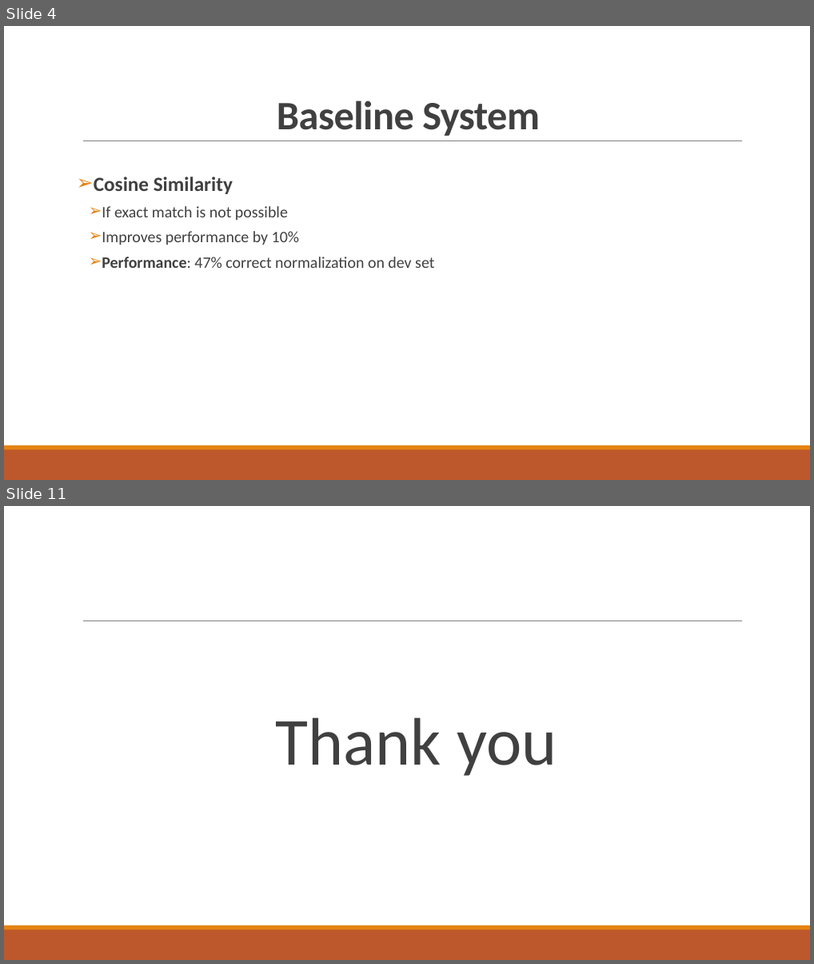
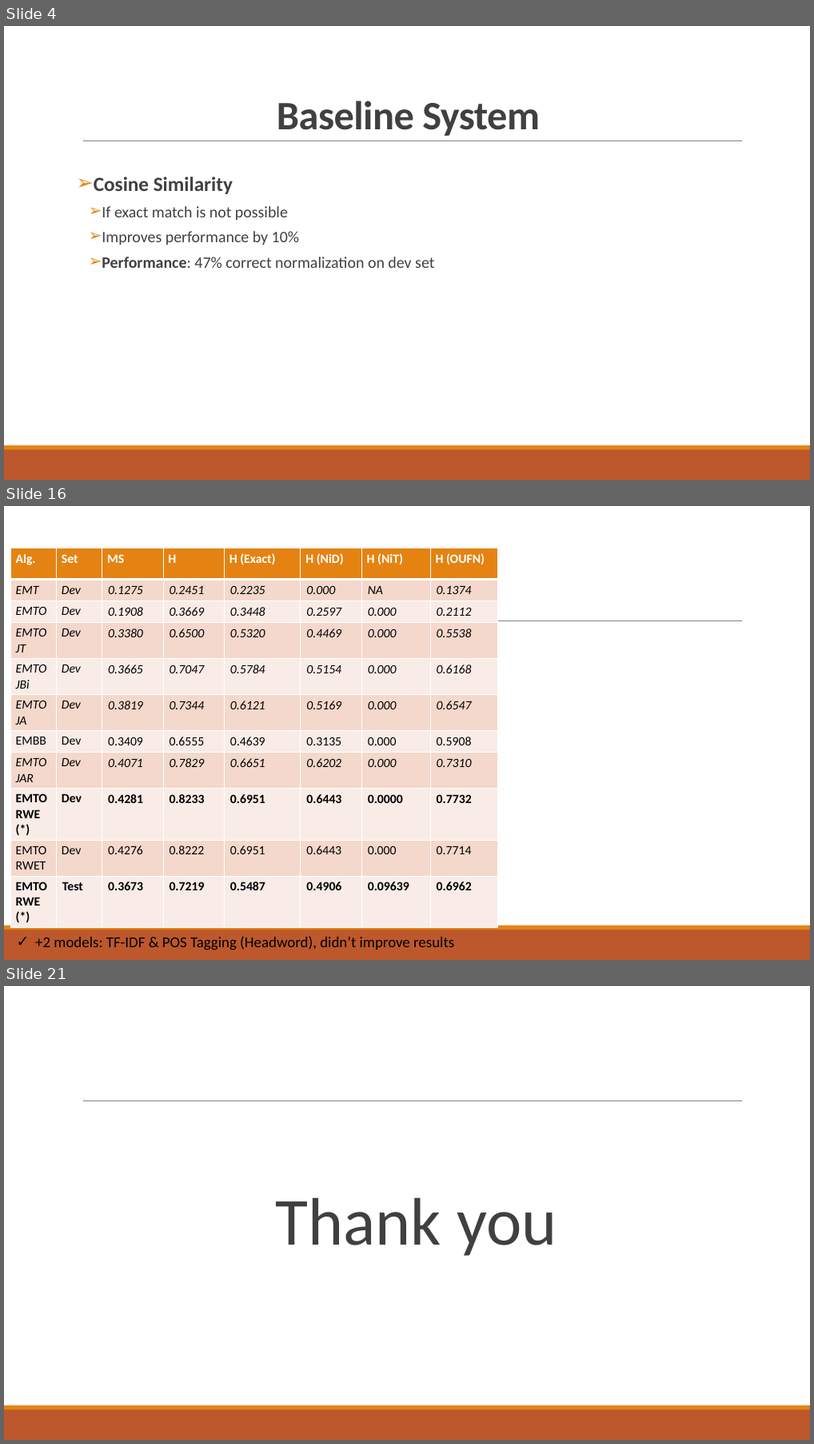
Before and after one commit to abdullahyldz/Cmpe493TermProject, a slide deck: Presentation/Final Presentation/Final Presentation.pptx. Shown one above the other, each under a label of ours: slides 4 and 11 before the commit, slides 4, 16 and 21 after it; the slides between them are not shown. The pictures are 814x964 and 814x1444 pixels, drawn with LibreOffice and Linux fonts; fonts in the diff are those of the drawing. Boxes give left, top, right and bottom in pixels: in the first picture for what was removed or moved away, otherwise in the second. Text is boxed around its words. In the diff, an @@ line names an element or a change of style, - is before the commit and + after.

```diff
--- a/Presentation/Final Presentation/Final Presentation.pptx
+++ b/Presentation/Final Presentation/Final Presentation.pptx
@@ slide 16 added at [4,506,810,960], background #FFFFFF; not listed: 3 template elements that a slide beside it also shows @@
@@ table added at [10,548,498,922], 11 rows, 8 columns @@
+Alg. | Set | MS | H | H (Exact) | H (NiD) | H (NiT) | H (OUFN)
+EMT | Dev | 0.1275 | 0.2451 | 0.2235 | 0.000 | NA | 0.1374
+EMTO | Dev | 0.1908 | 0.3669 | 0.3448 | 0.2597 | 0.000 | 0.2112
+EMTO / JT | Dev | 0.3380 | 0.6500 | 0.5320 | 0.4469 | 0.000 | 0.5538
+EMTO / JBi | Dev | 0.3665 | 0.7047 | 0.5784 | 0.5154 | 0.000 | 0.6168
+EMTO / JA | Dev | 0.3819 | 0.7344 | 0.6121 | 0.5169 | 0.000 | 0.6547
+EMBB | Dev | 0.3409 | 0.6555 | 0.4639 | 0.3135 | 0.000 | 0.5908
+EMTO / JAR | Dev | 0.4071 | 0.7829 | 0.6651 | 0.6202 | 0.000 | 0.7310
+EMTO / RWE / (*) | Dev | 0.4281 | 0.8233 | 0.6951 | 0.6443 | 0.0000 | 0.7732
+EMTO / RWET | Dev | 0.4276 | 0.8222 | 0.6951 | 0.6443 | 0.000 | 0.7714
+EMTO / RWE / (*) | Test | 0.3673 | 0.7219 | 0.5487 | 0.4906 | 0.09639 | 0.6962
@@ text added at [35,936,454,950], 18 pt, text #000000 @@
+✓ +2 models: TF-IDF & POS Tagging (Headword), didn’t improve results
@@ what was slide 11 is now slide 21 @@
```
Also in this commit, not shown: 4 slides changed, 13 other slides added, 4 slides removed.
